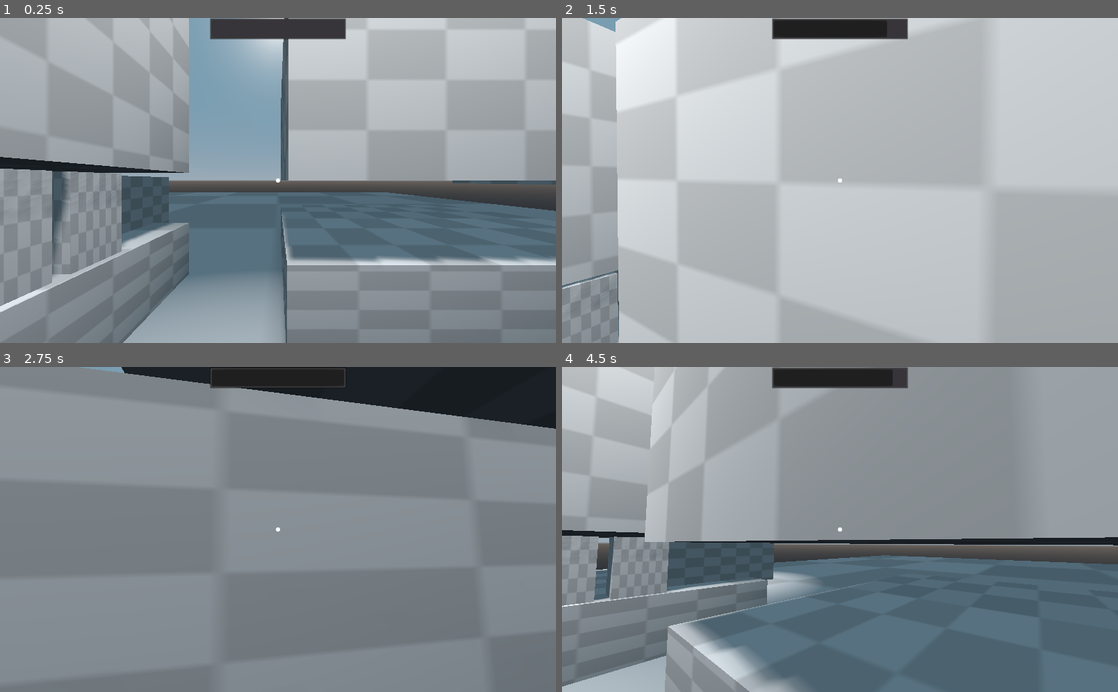
Above: before the commit, frames 1-4 (two rows, left to right).
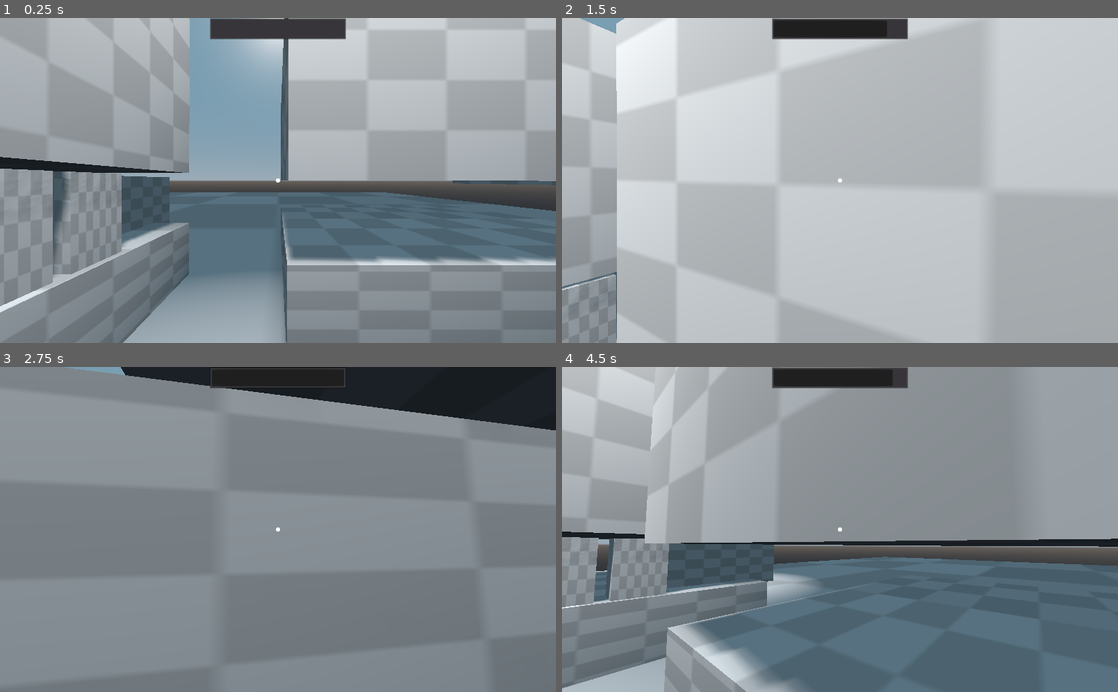
Above: after the commit, the same moments.

Repository: awnagel/Godot-Thief-Controller
Game: Godot game, scene res://scenes/Demo.tscn
Same seed, same stepped clock (60 frames per second), same inputs: the game is played once before the commit and once after it. The project has no main scene, so this scene is started directly.
Inputs (mouse positions are in pixels of both pictures, inside the frame that each line leads up to):
- Up to frame 1 (0.25 s): no input
- Up to frame 2 (1.5 s): move the mouse to (867, 180) at 0.52 s; hold W (forward) from 0.53 s (still down); tap Space (clamber) at 0.6 s; move the mouse to (812, 180) at 1.27 s; tap X (crawl) at 1.35 s
- Up to frame 3 (2.75 s): keep holding W (forward); move the mouse to (289, 523) at 2.02 s; hold Ctrl (crouch) from 2.03 s (still down)
- Up to frame 4 (4.5 s): keep holding W (forward); move the mouse to (834, 536) at 2.77 s; release Ctrl (crouch) at 2.78 s; tap E (lean) at 2.85 s; move the mouse to (878, 532) at 3.52 s; press the mouse at (878, 532) at 3.53 s; move the mouse to (795, 526) at 4.27 s; release the mouse at (795, 526) at 4.28 s; right-click (795, 526) at 4.35 s

The runs differ from the first frame. In frame 1, 0.2% of the frame differs, in the area x 0-100%, y 0-100%; in frame 2, 0.3%; in frame 3, 0.5%; in frame 4, 2.3%.

Commit message:
Bob reset is now relative to the players starting y position. When crawling, camera lerps to x rotation of 0.

Diff:
--- a/scripts/player/player.gd
+++ b/scripts/player/player.gd
@@ -46,7 +46,6 @@
 
 var _collider_normal_radius : float = 0.0
 var _collider_normal_height : float = 0.0
-var _collision_normal_offset : float = 0.0
 
 var _click_timer : float = 0.0
 var _throw_wait_time : float = 400
@@ -65,7 +64,7 @@
 onready var _frob_raycast : RayCast = $Camera/FrobCast
 
 func _ready() -> void:
-	_bob_reset = _camera.global_transform.origin.y
+	_bob_reset = _camera.global_transform.origin.y - global_transform.origin.y
 
 	_frob_raycast.cast_to *= interact_distance
 
@@ -73,7 +72,6 @@
 
 	_collider_normal_radius = _collider.shape.radius
 	_collider_normal_height = _collider.shape.height
-	_collision_normal_offset = _collider.global_transform.origin.y
 
 	_normal_collision_layer_and_mask = collision_layer
 
@@ -260,7 +258,7 @@
 
 	if is_on_floor() and !grounded and state != State.STATE_CROUCHING and _camera.stress < 0.1:
 		_audio_player.play_land_sound()
-		_camera.add_stress(0.15)
+		_camera.add_stress(0.25)
 
 	grounded = is_on_floor()
 
@@ -383,6 +381,8 @@
 	to = _collider_normal_radius * crawl_rate
 	_collider.shape.radius = lerp(from, to, 0.1)
 
+	_camera.rotation_degrees.x = lerp(_camera.rotation_degrees.x, 0.0, 0.1)
+
 	_collider.rotation_degrees.x = lerp(_collider.rotation_degrees.x, 0, 0.1)
 
 	from = _camera.global_transform.origin
